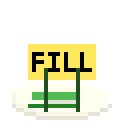
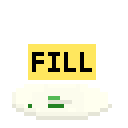
Layer changes from the first 128 × 128 image to the second:
painted on "Layer 1" over [28, 68, 84, 112]
